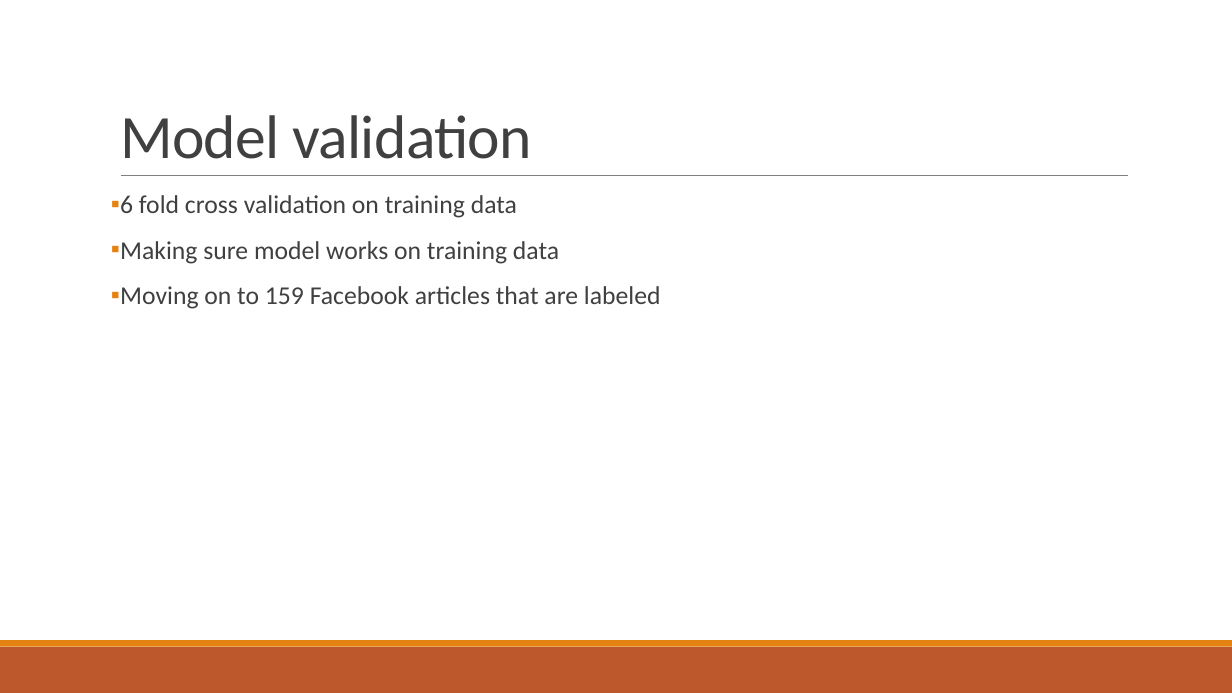
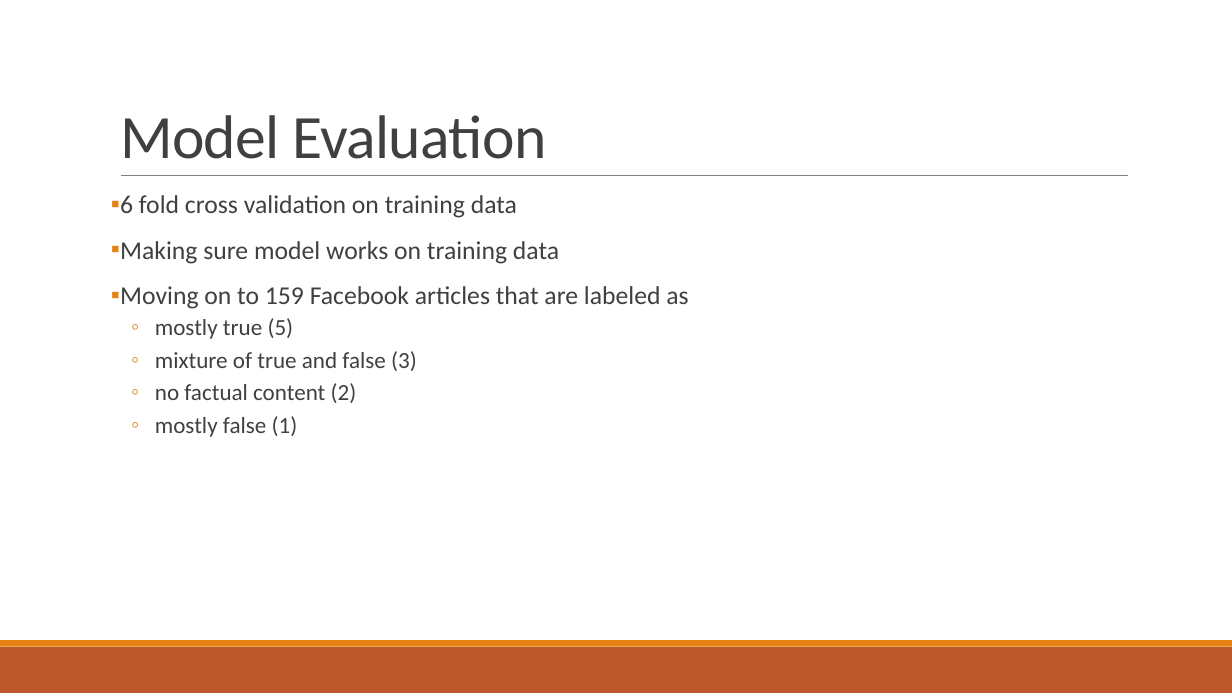
Before and after one commit to yanglinfang/W266FakeNewsIdentification, a slide deck: slide 9 of Low Quality News Identification.pptx (slide 7 before the commit). Drawn at 1232x693 pixels with LibreOffice and Linux fonts; fonts in the diff are those of the drawing. Boxes give left, top, right and bottom in pixels: in the first picture for what was removed or moved away, otherwise in the second. Text is boxed around its words. In the diff, an @@ line names an element or a change of style, - is before the commit and + after.

```diff
--- a/Low Quality News Identification.pptx
+++ b/Low Quality News Identification.pptx
@@ title at <box>120,115,546,159</box>: text changed @@
-Model validation
+Model Evaluation
@@ text at <box>120,286,688,437</box>: text changed; size 20 to 18 pt @@
-▪ Moving on to 159 Facebook articles that are labeled
+▪ Moving on to 159 Facebook articles that are labeled as
+  ◦ mostly true (5)
+  ◦ mixture of true and false (3)
+  ◦ no factual content (2)
+  ◦ mostly false (1)
```
Also in this commit, not shown: 3 other slides changed, 3 slides added, 1 slide removed.
